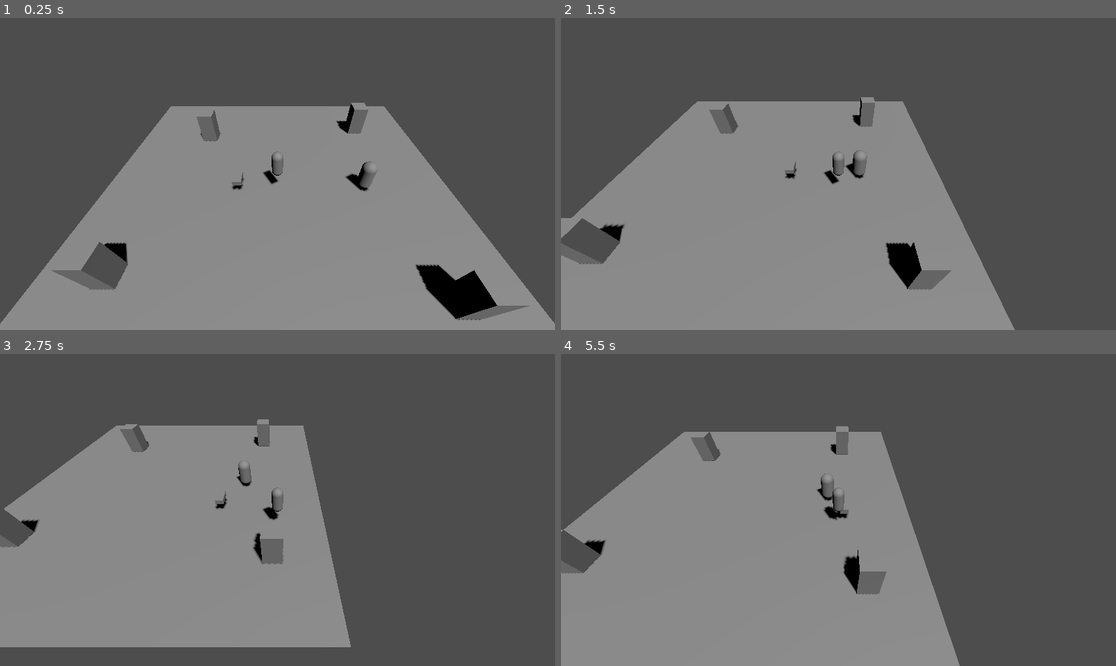
Above: before the commit, frames 1-4 (two rows, left to right).
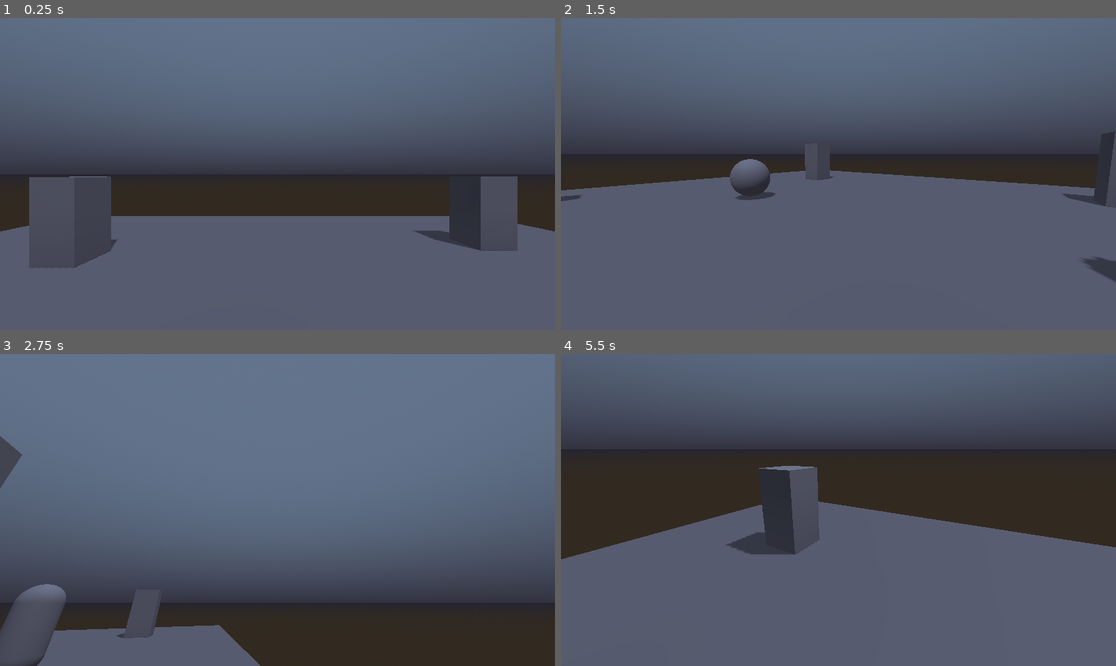
Above: after the commit, the same moments.

Repository: prajwalc22/test_godot
Game: Godot game, scene res://scene_0.tscn
Same seed, same stepped clock (60 frames per second), same inputs: the game is played once before the commit and once after it.
Inputs (mouse positions are in pixels of both pictures, inside the frame that each line leads up to):
- Up to frame 1 (0.25 s): no input
- Up to frame 2 (1.5 s): tap Enter (ui_accept) at 0.5, 0.6, 0.77, 1.07, 1.35 s; move the mouse to (960, 158) at 0.52 s; hold Right (ui_right) 0.53-1.28 s; move the mouse to (727, 189) at 1.27 s; hold Down (ui_down) from 1.28 s (still down)
- Up to frame 3 (2.75 s): tap Enter (ui_accept) at 1.52, 1.82, 2.1 s; move the mouse to (333, 441) at 2.02 s; release Down (ui_down) at 2.03 s; hold Right (ui_right) from 2.03 s (still down)
- Up to frame 4 (5.5 s): move the mouse to (810, 572) at 2.77 s; release Right (ui_right) at 2.78 s; hold Up (ui_up) 2.78-3.53 s; tap Enter (ui_accept) at 2.85, 3.02, 3.32, 3.6, 3.77, 4.07, 4.35, 4.52, 4.82, 5.1 s; move the mouse to (1005, 556) at 3.52 s; hold Left (ui_left) 3.53-5.03 s; tap Escape (ui_cancel) at 4.15 s; move the mouse to (672, 463) at 4.27 s; move the mouse to (866, 510) at 5.02 s; hold Down (ui_down) from 5.03 s (still down)

The runs differ from the first frame. In frame 1, 88% of the frame differs, in the area x 0-100%, y 0-100%; in frame 2, 92%; in frame 3, 94%; in frame 4, 88%.

Commit message:
Implement first-person camera and cat guide AI system
Co-authored-by: prajwalc22 <102746930+prajwalc22@users.noreply.github.com>

Diff:
--- a/test/black_cat.tscn
+++ b/test/black_cat.tscn
@@ -1,6 +1,6 @@
-[gd_scene load_steps=4 format=3 uid="uid://bsxnl4w6ynvy8"]
+[gd_scene load_steps=6 format=3 uid="uid://bsxnl4w6ynvy8"]
 
-[ext_resource type="Script" path="res://follower.gd" id="1_2hd3m"]
+[ext_resource type="Script" path="res://cat_guide.gd" id="1_2hd3m"]
 
 [sub_resource type="BoxMesh" id="BoxMesh_1"]
 size = Vector3(0.5, 0.3, 0.8)
@@ -8,13 +8,29 @@
 [sub_resource type="BoxShape3D" id="BoxShape3D_1"]
 size = Vector3(0.5, 0.3, 0.8)
 
+[sub_resource type="StandardMaterial3D" id="StandardMaterial3D_1"]
+albedo_color = Color(0.1, 0.1, 0.1, 1)
+emission_enabled = true
+emission = Color(0.8, 0.8, 1, 1)
+emission_energy_multiplier = 2.0
+
+[sub_resource type="SphereMesh" id="SphereMesh_1"]
+radius = 0.6
+height = 1.2
+
 [node name="BlackCat" type="CharacterBody3D"]
 script = ExtResource("1_2hd3m")
 
 [node name="MeshInstance3D" type="MeshInstance3D" parent="."]
 transform = Transform3D(1, 0, 0, 0, 1, 0, 0, 0, 1, 0, 0.15, 0)
 mesh = SubResource("BoxMesh_1")
+surface_material_override/0 = SubResource("StandardMaterial3D_1")
 
 [node name="CollisionShape3D" type="CollisionShape3D" parent="."]
 transform = Transform3D(1, 0, 0, 0, 1, 0, 0, 0, 1, 0, 0.15, 0)
 shape = SubResource("BoxShape3D_1")
+
+[node name="GlowEffect" type="MeshInstance3D" parent="."]
+transform = Transform3D(1, 0, 0, 0, 1, 0, 0, 0, 1, 0, 0.15, 0)
+mesh = SubResource("SphereMesh_1")
+transparency = 0.7
--- /dev/null
+++ b/test/cat_guide.gd
@@ -0,0 +1,133 @@
+extends CharacterBody3D
+
+# Reference to the player
+@export var player: NodePath
+var player_node: Node3D = null
+
+# Pathfinding waypoints
+@export var waypoints: Array[NodePath] = []
+var waypoint_nodes: Array[Node3D] = []
+var current_waypoint_index: int = 0
+
+# Movement parameters
+@export var move_speed: float = 3.0
+@export var wait_distance: float = 3.0  # Distance to wait for player
+@export var next_waypoint_distance: float = 0.5  # Distance to consider waypoint reached
+
+# Behavior parameters
+@export var look_back_interval: float = 3.0  # How often to look back at player
+@export var look_back_duration: float = 1.5  # How long to look at player
+@export var meow_interval: float = 5.0  # How often to meow (placeholder for sound)
+
+# Internal state
+var is_waiting: bool = false
+var look_back_timer: float = 0.0
+var is_looking_back: bool = false
+var look_back_time: float = 0.0
+var meow_timer: float = 0.0
+
+func _ready() -> void:
+	# Get the player node
+	if player:
+		player_node = get_node(player)
+
+	# Get waypoint nodes from NodePaths
+	for waypoint_path in waypoints:
+		var waypoint = get_node(waypoint_path)
+		if waypoint:
+			waypoint_nodes.append(waypoint)
+
+func _physics_process(delta: float) -> void:
+	if not player_node or waypoint_nodes.is_empty():
+		return
+
+	# Update timers
+	look_back_timer += delta
+	meow_timer += delta
+
+	# Check if we've reached all waypoints
+	if current_waypoint_index >= waypoint_nodes.size():
+		_idle_behavior(delta)
+		return
+
+	var current_waypoint = waypoint_nodes[current_waypoint_index]
+	var distance_to_waypoint = global_position.distance_to(current_waypoint.global_position)
+	var distance_to_player = global_position.distance_to(player_node.global_position)
+
+	# Check if player is too far behind
+	if distance_to_player > wait_distance:
+		is_waiting = true
+		_wait_for_player(delta)
+	else:
+		is_waiting = false
+
+		# Move to next waypoint if close enough
+		if distance_to_waypoint < next_waypoint_distance:
+			current_waypoint_index += 1
+			look_back_timer = 0.0  # Reset look back timer when reaching waypoint
+		else:
+			_move_to_waypoint(current_waypoint, delta)
+
+	# Handle look back behavior
+	if look_back_timer >= look_back_interval and not is_looking_back:
+		is_looking_back = true
+		look_back_time = 0.0
+		look_back_timer = 0.0
+
+	if is_looking_back:
+		look_back_time += delta
+		_look_at_player()
+		if look_back_time >= look_back_duration:
+			is_looking_back = false
+
+	# Placeholder for meow sound
+	if meow_timer >= meow_interval:
+		_meow()
+		meow_timer = 0.0
+
+	move_and_slide()
+
+func _move_to_waypoint(waypoint: Node3D, delta: float) -> void:
+	var direction = (waypoint.global_position - global_position).normalized()
+	direction.y = 0  # Keep movement horizontal
+
+	velocity.x = direction.x * move_speed
+	velocity.z = direction.z * move_speed
+
+	# Face movement direction when not looking back
+	if not is_looking_back and direction.length() > 0.01:
+		var target_rotation = atan2(direction.x, direction.z)
+		rotation.y = lerp_angle(rotation.y, target_rotation, delta * 5.0)
+
+func _wait_for_player(delta: float) -> void:
+	# Stop moving
+	velocity.x = move_toward(velocity.x, 0, move_speed)
+	velocity.z = move_toward(velocity.z, 0, move_speed)
+
+	# Look at player while waiting
+	_look_at_player()
+
+func _look_at_player() -> void:
+	if not player_node:
+		return
+
+	var direction = (player_node.global_position - global_position).normalized()
+	direction.y = 0
+
+	if direction.length() > 0.01:
+		var target_rotation = atan2(direction.x, direction.z)
+		rotation.y = target_rotation
+
+func _idle_behavior(delta: float) -> void:
+	# Cat has reached all waypoints, just wait for player
+	velocity.x = move_toward(velocity.x, 0, move_speed)
+	velocity.z = move_toward(velocity.z, 0, move_speed)
+
+	# Occasionally look at player
+	if look_back_timer >= look_back_interval:
+		_look_at_player()
+
+func _meow() -> void:
+	# Placeholder for meow sound effect
+	# In the future, this will play an audio cue
+	pass
--- a/test/scene_0.tscn
+++ b/test/scene_0.tscn
@@ -13,7 +13,30 @@
 [sub_resource type="BoxMesh" id="BoxMesh_1"]
 size = Vector3(1, 2, 1)
 
+[sub_resource type="ProceduralSkyMaterial" id="ProceduralSkyMaterial_1"]
+sky_horizon_color = Color(0.2, 0.2, 0.25, 1)
+ground_horizon_color = Color(0.15, 0.15, 0.2, 1)
+
+[sub_resource type="Sky" id="Sky_1"]
+sky_material = SubResource("ProceduralSkyMaterial_1")
+
+[sub_resource type="Environment" id="Environment_1"]
+background_mode = 2
+sky = SubResource("Sky_1")
+ambient_light_source = 3
+ambient_light_color = Color(0.3, 0.3, 0.35, 1)
+ambient_light_energy = 0.5
+fog_enabled = true
+fog_light_color = Color(0.2, 0.2, 0.25, 1)
+fog_density = 0.05
+fog_aerial_perspective = 0.5
+fog_height = 2.0
+fog_height_density = 0.5
+
 [node name="Scene0" type="Node3D"]
+
+[node name="WorldEnvironment" type="WorldEnvironment" parent="."]
+environment = SubResource("Environment_1")
 
 [node name="Ground" type="StaticBody3D" parent="."]
 
@@ -29,13 +52,16 @@
 
 [node name="BlackCat" parent="." instance=ExtResource("2_vqx8g")]
 transform = Transform3D(1, 0, 0, 0, 1, 0, 0, 0, 1, -3, 0.5, 0)
-target = NodePath("../Spirit")
+player = NodePath("../Spirit")
+waypoints = [NodePath("../Waypoint1"), NodePath("../Waypoint2"), NodePath("../Waypoint3"), NodePath("../Waypoint4")]
 
 [node name="ClownBody" parent="." instance=ExtResource("3_3n6ch")]
 transform = Transform3D(1, 0, 0, 0, 1, 0, 0, 0, 1, 5, 0, 0)
 
 [node name="DirectionalLight3D" type="DirectionalLight3D" parent="."]
 transform = Transform3D(0.866025, -0.433013, 0.25, 0, 0.5, 0.866025, -0.5, -0.75, 0.433013, 0, 5, 0)
+light_color = Color(0.7, 0.7, 0.8, 1)
+light_energy = 0.4
 shadow_enabled = true
 
 [node name="ForestPlaceholder1" type="StaticBody3D" parent="."]
@@ -61,3 +87,15 @@
 
 [node name="MeshInstance3D" type="MeshInstance3D" parent="ForestPlaceholder4"]
 mesh = SubResource("BoxMesh_1")
+
+[node name="Waypoint1" type="Node3D" parent="."]
+transform = Transform3D(1, 0, 0, 0, 1, 0, 0, 0, 1, 2, 0, 3)
+
+[node name="Waypoint2" type="Node3D" parent="."]
+transform = Transform3D(1, 0, 0, 0, 1, 0, 0, 0, 1, 5, 0, 5)
+
+[node name="Waypoint3" type="Node3D" parent="."]
+transform = Transform3D(1, 0, 0, 0, 1, 0, 0, 0, 1, 8, 0, 3)
+
+[node name="Waypoint4" type="Node3D" parent="."]
+transform = Transform3D(1, 0, 0, 0, 1, 0, 0, 0, 1, 5, 0, -3)
--- a/test/spirit.tscn
+++ b/test/spirit.tscn
@@ -22,4 +22,4 @@
 shape = SubResource("CapsuleShape3D_1")
 
 [node name="Camera3D" type="Camera3D" parent="."]
-transform = Transform3D(1, 0, 0, 0, 0.707107, 0.707107, 0, -0.707107, 0.707107, 0, 8, 8)
+transform = Transform3D(1, 0, 0, 0, 1, 0, 0, 0, 1, 0, 1.4, 0)
--- a/test/spirit_movement.gd
+++ b/test/spirit_movement.gd
@@ -1,12 +1,53 @@
 extends CharacterBody3D
 
-# Movement speed
+# Movement parameters
 @export var speed: float = 5.0
+@export var jump_velocity: float = 4.5
+@export var mouse_sensitivity: float = 0.003
+@export var gravity: float = 9.8
+
+# Camera reference
+@onready var camera: Camera3D = $Camera3D
+
+# Camera rotation
+var camera_rotation: Vector2 = Vector2.ZERO
+
+func _ready() -> void:
+	# Capture mouse for first-person controls
+	Input.set_mouse_mode(Input.MOUSE_MODE_CAPTURED)
+
+func _input(event: InputEvent) -> void:
+	# Handle mouse movement for camera look
+	if event is InputEventMouseMotion and Input.get_mouse_mode() == Input.MOUSE_MODE_CAPTURED:
+		camera_rotation.x -= event.relative.y * mouse_sensitivity
+		camera_rotation.y -= event.relative.x * mouse_sensitivity
+
+		# Clamp vertical rotation to prevent camera flip
+		camera_rotation.x = clamp(camera_rotation.x, -PI/2, PI/2)
+
+		# Apply rotation
+		rotation.y = camera_rotation.y
+		camera.rotation.x = camera_rotation.x
+
+	# Toggle mouse capture with Escape
+	if event.is_action_pressed("ui_cancel"):
+		if Input.get_mouse_mode() == Input.MOUSE_MODE_CAPTURED:
+			Input.set_mouse_mode(Input.MOUSE_MODE_VISIBLE)
+		else:
+			Input.set_mouse_mode(Input.MOUSE_MODE_CAPTURED)
 
 func _physics_process(delta: float) -> void:
-	# Get input direction
+	# Apply gravity
+	if not is_on_floor():
+		velocity.y -= gravity * delta
+
+	# Handle jump (optional for future 3D navigation)
+	if Input.is_action_just_pressed("ui_accept") and is_on_floor():
+		velocity.y = jump_velocity
+
+	# Get input direction relative to camera
 	var input_dir := Input.get_vector("ui_left", "ui_right", "ui_up", "ui_down")
-	var direction := Vector3(input_dir.x, 0, input_dir.y).normalized()
+	var direction := (transform.basis * Vector3(input_dir.x, 0, input_dir.y)).normalized()
 
 	# Apply movement
 	if direction:
Not shown: 1 places in test/scene_0.tscn that only renumber resources
